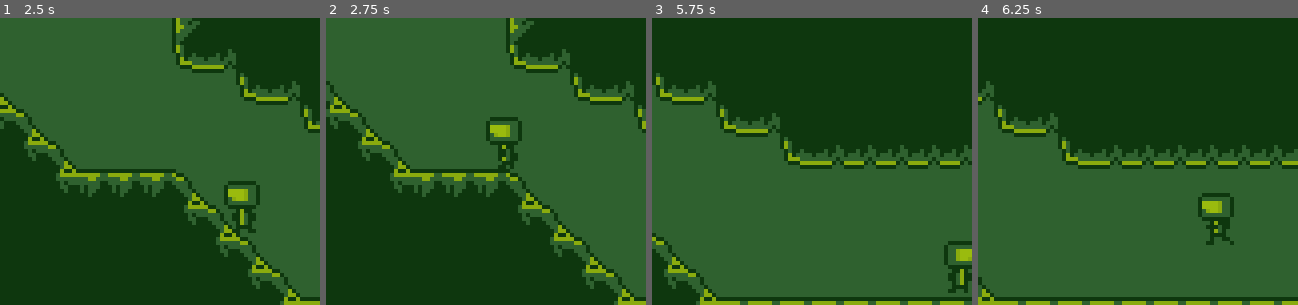
Above: before the commit, frames 1-4 (left to right).
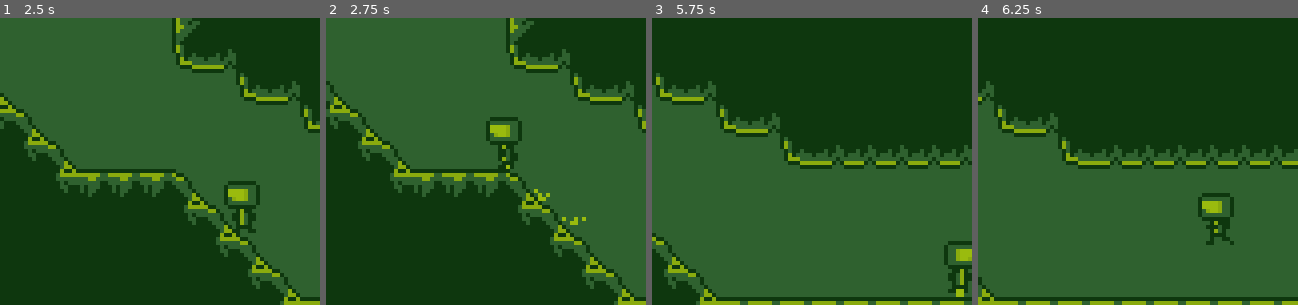
Above: after the commit, the same moments.

Repository: AlanRostem/TurboTrooper
Game: Godot game, scene res://scenes/main/Main.tscn
Same seed, same stepped clock (60 frames per second), same inputs: the game is played once before the commit and once after it.
Inputs:
- Up to frame 1 (2.5 s): tap Enter at 0.5 s; hold D (move_right) 0.53-2.03 s; tap S (aim_down) at 0.6 s; tap Space (jump) at 0.77, 1.52 s; tap W (aim_up) at 1.35 s; hold A (move_left) from 2.03 s (still down); tap K (fire) at 2.1 s
- Up to frame 2 (2.75 s): keep holding A (move_left)
- Up to frame 3 (5.75 s): release A (move_left) at 2.78 s; hold D (move_right) 2.78-4.28 s; tap E (select) at 2.85 s; tap Space (jump) at 3.02, 3.77, 4.52 s; tap S (aim_down) at 3.6 s; hold A (move_left) 4.28-5.03 s; tap W (aim_up) at 4.35 s; hold D (move_right) from 5.03 s (still down); tap K (fire) at 5.1 s
- Up to frame 4 (6.25 s): release D (move_right) at 5.78 s; hold A (move_left) from 5.78 s (still down); tap E (select) at 5.85 s; tap Space (jump) at 6.02 s
The pictures show only the part of the screen within x 12-62%, y 29-79%; the shares and areas given below are measured in that part.

Frame 1 is identical in both runs. In frame 2, 0.2% of the frame differs, in the area x 56-82%, y 51-73%; in frame 3, less than 0.1%; in frame 4, nothing differs.

Commit message:
dust trail added

Diff:
--- a/project/scenes/game/world/entity/entities/enemy/rush_rogue/RushRogue.tscn
+++ b/project/scenes/game/world/entity/entities/enemy/rush_rogue/RushRogue.tscn
@@ -54,6 +54,7 @@
 position = Vector2( 0, -5 )
 frames = ExtResource( 2 )
 animation = "patrol"
+frame = 2
 playing = true
 script = ExtResource( 7 )
 
--- a/project/scenes/game/world/entity/entities/player/Player.tscn
+++ b/project/scenes/game/world/entity/entities/player/Player.tscn
@@ -84,6 +84,9 @@
 script = ExtResource( 6 )
 is_grounded_state = true
 
+[node name="DustSpawnTimer" type="Timer" parent="PlayerFSM/PlayerRunState" index="0"]
+wait_time = 0.1
+
 [node name="PlayerAirBorneState" parent="PlayerFSM" index="3" instance=ExtResource( 5 )]
 script = ExtResource( 8 )
 
@@ -142,6 +145,7 @@
 [connection signal="timeout" from="CrateOpeningTimer" to="." method="_on_CrateOpeningTimer_timeout"]
 [connection signal="hit_dealt" from="RamSlideHitBox" to="." method="_on_RamSlideHitBox_hit_dealt"]
 [connection signal="hit_received" from="InHitBox" to="PlayerStats" method="_on_InHitBox_hit_received"]
+[connection signal="timeout" from="PlayerFSM/PlayerRunState/DustSpawnTimer" to="PlayerFSM/PlayerRunState" method="_on_DustSpawnTimer_timeout"]
 [connection signal="rush_energy_consumed" from="PlayerStats" to="PlayerSprite" method="_on_PlayerStats_rush_energy_consumed"]
 [connection signal="timeout" from="PlayerStats/RushEnergyRechargeTimer" to="PlayerStats" method="_on_RushEnergyRechargeTimer_timeout"]
 [connection signal="timeout" from="PlayerStats/RushEnergyRechargeStartingDelayTimer" to="PlayerStats" method="_on_RushEnergyRechargeStartingDelayTimer_timeout"]
--- a/project/scenes/game/world/entity/entities/player/components/state_machine/PlayerRunState.gd
+++ b/project/scenes/game/world/entity/entities/player/components/state_machine/PlayerRunState.gd
@@ -1,9 +1,23 @@
 extends "res://scenes/game/world/entity/entities/player/components/state_machine/PlayerState.gd"
+
+var __dust_trail_scene = preload("res://scenes/game/world/other/DustTrailEffect.tscn")
+
+onready var __dust_spawn_timer = $DustSpawnTimer
+
+var __spawning_dust = false
 
 func movement_update(delta):
 	if player.is_moving_too_fast(player.max_dash_speed):
 		parent_state_machine.transition_to("PlayerSlideState")
 		return
+
+	if player.is_on_ground() and player.has_max_dash_charge():
+		if !__spawning_dust:
+			__dust_spawn_timer.start()
+			__spawning_dust = true
+	elif __spawning_dust:
+		__spawning_dust = false
+		__dust_spawn_timer.stop()
 
 	if (move_left or move_right) and player.can_move_on_ground():
 		var dir = int(move_right) - int(move_left)
@@ -33,3 +47,10 @@
 			player.clear_dash_charge()
 		elif !slide_by_fire_button:
 			parent_state_machine.transition_to("PlayerSlideState")
+
+func exit():
+	__spawning_dust = false
+	__dust_spawn_timer.stop()
+
+func _on_DustSpawnTimer_timeout():
+	player.parent_world.show_effect_deferred(__dust_trail_scene, player.position)
--- /dev/null
+++ b/project/scenes/game/world/other/DustTrailEffect.tscn
@@ -0,0 +1,32 @@
+[gd_scene load_steps=8 format=2]
+
+[ext_resource path="res://scenes/game/world/other/EffectSprite.tscn" type="PackedScene" id=1]
+[ext_resource path="res://assets/sprites/effect/dust_trail.png" type="Texture" id=2]
+
+[sub_resource type="AtlasTexture" id=1]
+atlas = ExtResource( 2 )
+region = Rect2( 0, 0, 8, 8 )
+
+[sub_resource type="AtlasTexture" id=2]
+atlas = ExtResource( 2 )
+region = Rect2( 8, 0, 8, 8 )
+
+[sub_resource type="AtlasTexture" id=3]
+atlas = ExtResource( 2 )
+region = Rect2( 16, 0, 8, 8 )
+
+[sub_resource type="AtlasTexture" id=4]
+atlas = ExtResource( 2 )
+region = Rect2( 24, 0, 8, 8 )
+
+[sub_resource type="SpriteFrames" id=5]
+animations = [ {
+"frames": [ SubResource( 1 ), SubResource( 2 ), SubResource( 3 ), SubResource( 4 ) ],
+"loop": false,
+"name": "default",
+"speed": 10.0
+} ]
+
+[node name="DustTrailEffect" instance=ExtResource( 1 )]
+frames = SubResource( 5 )
+offset = Vector2( 0, -1 )
--- a/project/scenes/game/world/other/EffectSprite.gd
+++ b/project/scenes/game/world/other/EffectSprite.gd
@@ -1,4 +1,8 @@
 extends AnimatedSprite
+
+func _ready():
+	frame = 0
+	play("default")
 
 func _on_EffectSprite_animation_finished():
 	queue_free()
--- a/project/scenes/game/world/other/EffectSprite.tscn
+++ b/project/scenes/game/world/other/EffectSprite.tscn
@@ -3,7 +3,6 @@
 [ext_resource path="res://scenes/game/world/other/EffectSprite.gd" type="Script" id=1]
 
 [node name="EffectSprite" type="AnimatedSprite"]
-playing = true
 script = ExtResource( 1 )
 
 [connection signal="animation_finished" from="." to="." method="_on_EffectSprite_animation_finished"]
Binary file added: project/assets/sprites/effect/dust_trail.png
Not shown, added: project/assets/sprites/effect/dust_trail.png.import
Not shown, added: project/assets/sprites/item/other/dust_trail.png.import
Not shown: 1 places in project/scenes/game/world/entity/entities/enemy/Enemy.tscn that only renumber resources
